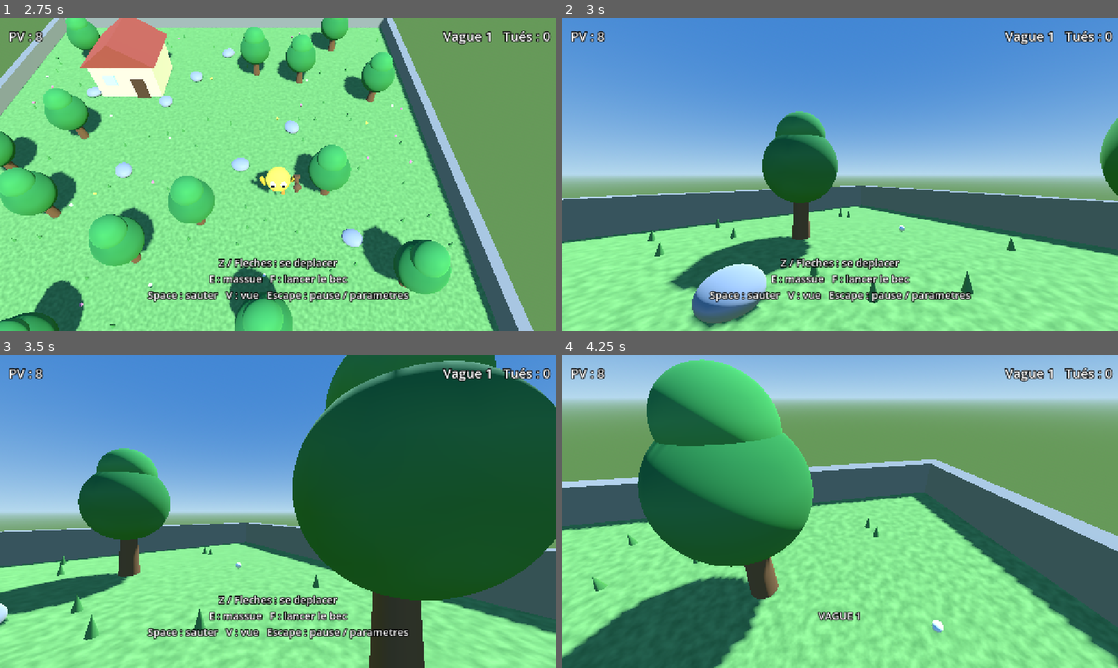
Above: before the commit, frames 1-4 (two rows, left to right).
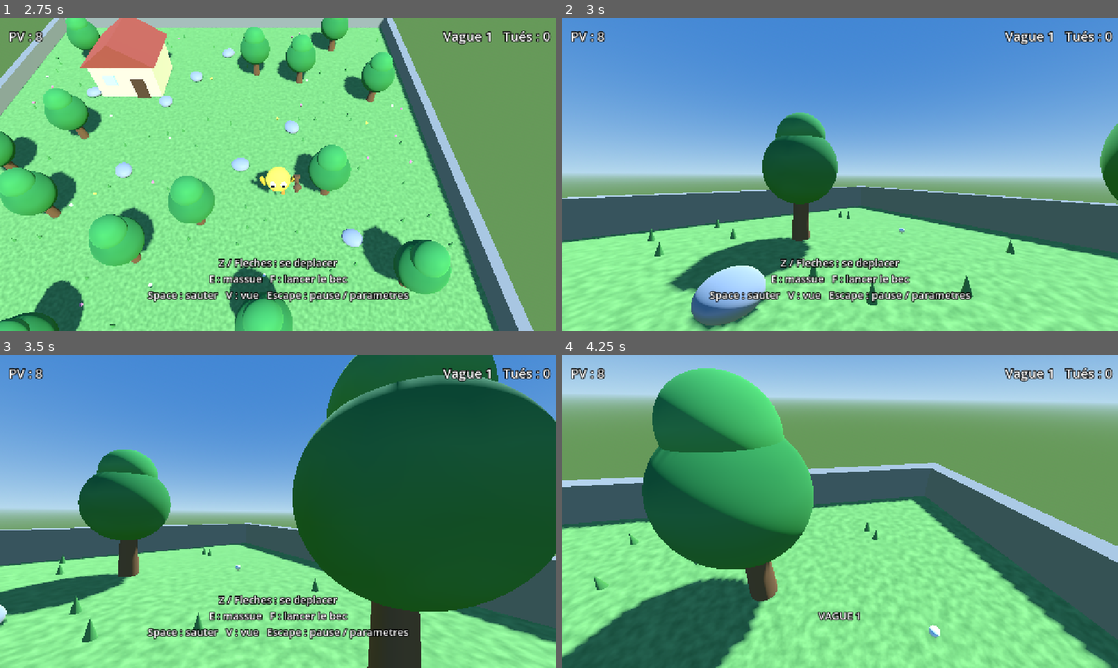
Above: after the commit, the same moments.

Repository: MatBonnin/flapypy
Game: Godot game, scene res://scenes/menu.tscn
Same seed, same stepped clock (60 frames per second), same inputs: the game is played once before the commit and once after it.
Inputs (mouse positions are in pixels of both pictures, inside the frame that each line leads up to):
- Up to frame 1 (2.75 s): click "Arène solo" at 0.5 s; tap Enter (ui_accept) at 1.25 s; move the mouse to (400, 158) at 1.27 s; hold D (arena_move_right) 1.28-2.03 s; tap E (arena_attack) at 1.35 s; click (400, 158) at 1.42 s; tap Space (arena_jump) at 1.52, 1.82, 2.27, 2.57 s; move the mouse to (166, 190) at 2.02 s; hold S (arena_move_down) from 2.03 s (still down); tap F (arena_throw_beak) at 2.1 s; click (166, 190) at 2.17 s
- Up to frame 2 (3 s): move the mouse to (895, 105) at 2.77 s; release S (arena_move_down) at 2.78 s; hold D (arena_move_right) from 2.78 s (still down); tap V (arena_toggle_view) at 2.85 s; click (895, 105) at 2.92 s
- Up to frame 3 (3.5 s): keep holding D (arena_move_right)
- Up to frame 4 (4.25 s): move the mouse to (834, 517) at 3.52 s; release D (arena_move_right) at 3.53 s; hold Z (arena_move_up) from 3.53 s (still down); tap 1 at 3.6 s; click (834, 517) at 3.67 s; tap Space (arena_jump) at 3.77, 4.07 s

Frame 1 is identical in both runs. In frame 2, 2.8% of the frame differs, in the area x 0-100%, y 29-100%; in frame 3, 7.1%; in frame 4, 9.3%, in the area x 0-100%, y 1-100%.

Commit message:
Update first-person camera positioning to account for player model scale and height

Diff:
--- a/scripts/arena.gd
+++ b/scripts/arena.gd
@@ -506,9 +506,12 @@
 	if player == null:
 		return
 	if first_person_view:
+		# la hauteur des yeux suit la taille du modèle (champignon) et le pas
+		var body_scale: float = player.model.scale.y
+		var eye_height: float = FIRST_PERSON_HEIGHT * body_scale + player.model.position.y * 1.5
 		var forward := Vector3(sin(player.rotation.y), 0.0, cos(player.rotation.y))
-		camera.global_position = player.global_position + Vector3(0, FIRST_PERSON_HEIGHT, 0) + forward * FIRST_PERSON_FORWARD
-		camera.rotation = Vector3(player.fp_pitch, player.rotation.y + PI, 0.0)
+		camera.global_position = player.global_position + Vector3(0, eye_height, 0) + forward * FIRST_PERSON_FORWARD * body_scale
+		camera.rotation = Vector3(player.fp_pitch, player.rotation.y + PI, player.swing * 0.03)
 		camera.fov = 75.0
 	else:
 		var target := player.position + CAMERA_OFFSET
--- a/scripts/player.gd
+++ b/scripts/player.gd
@@ -68,6 +68,7 @@
 var _gold_mat: Material = null
 var _flash_mat: StandardMaterial3D
 var _pvp_base_mats := {}
+var _damage_overlay: ColorRect = null
 
 @onready var model: Node3D = $Model
 @onready var right_arm: Node3D = $Model/RightArm
@@ -450,6 +451,24 @@
 		m.material_override = _flash_mat
 	var tw := create_tween()
 	tw.tween_callback(_unflash).set_delay(0.1)
+	# en vue première personne le modèle est caché : le retour visuel
+	# des dégâts passe par un flash rouge plein écran
+	if first_person and _is_local_pvp_player():
+		_flash_screen()
+
+func _flash_screen() -> void:
+	if _damage_overlay == null:
+		var layer := CanvasLayer.new()
+		layer.layer = 50
+		_damage_overlay = ColorRect.new()
+		_damage_overlay.color = Color(0.9, 0.05, 0.05, 0.0)
+		_damage_overlay.set_anchors_preset(Control.PRESET_FULL_RECT)
+		_damage_overlay.mouse_filter = Control.MOUSE_FILTER_IGNORE
+		layer.add_child(_damage_overlay)
+		add_child(layer)
+	_damage_overlay.color.a = 0.35
+	var tw := create_tween()
+	tw.tween_property(_damage_overlay, "color:a", 0.0, 0.45)
 
 func _unflash() -> void:
 	for m in _meshes:
--- a/scripts/prop_hunt.gd
+++ b/scripts/prop_hunt.gd
@@ -1225,9 +1225,12 @@
 	if player == null:
 		return
 	if first_person_view:
+		# la hauteur des yeux suit la taille du modèle et le pas
+		var body_scale: float = player.model.scale.y
+		var eye_height: float = FIRST_PERSON_HEIGHT * body_scale + player.model.position.y * 1.5
 		var forward := Vector3(sin(player.rotation.y), 0.0, cos(player.rotation.y))
-		camera.global_position = player.global_position + Vector3(0, FIRST_PERSON_HEIGHT, 0) + forward * FIRST_PERSON_FORWARD
-		camera.rotation = Vector3(player.fp_pitch, player.rotation.y + PI, 0.0)
+		camera.global_position = player.global_position + Vector3(0, eye_height, 0) + forward * FIRST_PERSON_FORWARD * body_scale
+		camera.rotation = Vector3(player.fp_pitch, player.rotation.y + PI, player.swing * 0.03)
 		camera.fov = 75.0
 	else:
 		var target := player.position + CAMERA_OFFSET
--- a/scripts/pvp_arena.gd
+++ b/scripts/pvp_arena.gd
@@ -1253,9 +1253,12 @@
 	if player == null:
 		return
 	if first_person_view:
+		# la hauteur des yeux suit la taille du modèle (champignon) et le pas
+		var body_scale: float = player.model.scale.y
+		var eye_height: float = FIRST_PERSON_HEIGHT * body_scale + player.model.position.y * 1.5
 		var forward := Vector3(sin(player.rotation.y), 0.0, cos(player.rotation.y))
-		camera.global_position = player.global_position + Vector3(0, FIRST_PERSON_HEIGHT, 0) + forward * FIRST_PERSON_FORWARD
-		camera.rotation = Vector3(player.fp_pitch, player.rotation.y + PI, 0.0)
+		camera.global_position = player.global_position + Vector3(0, eye_height, 0) + forward * FIRST_PERSON_FORWARD * body_scale
+		camera.rotation = Vector3(player.fp_pitch, player.rotation.y + PI, player.swing * 0.03)
 		camera.fov = 75.0
 	else:
 		var target := player.position + CAMERA_OFFSET
